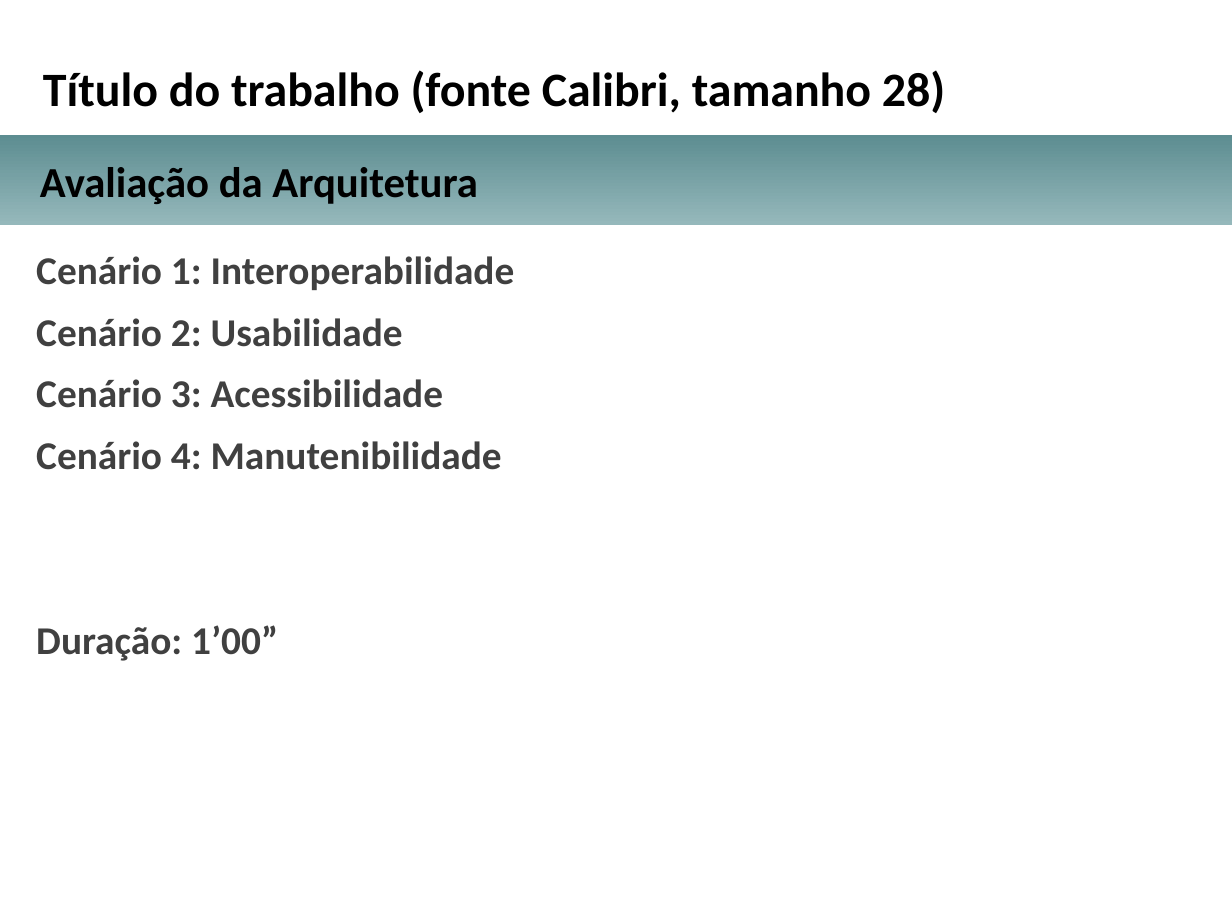
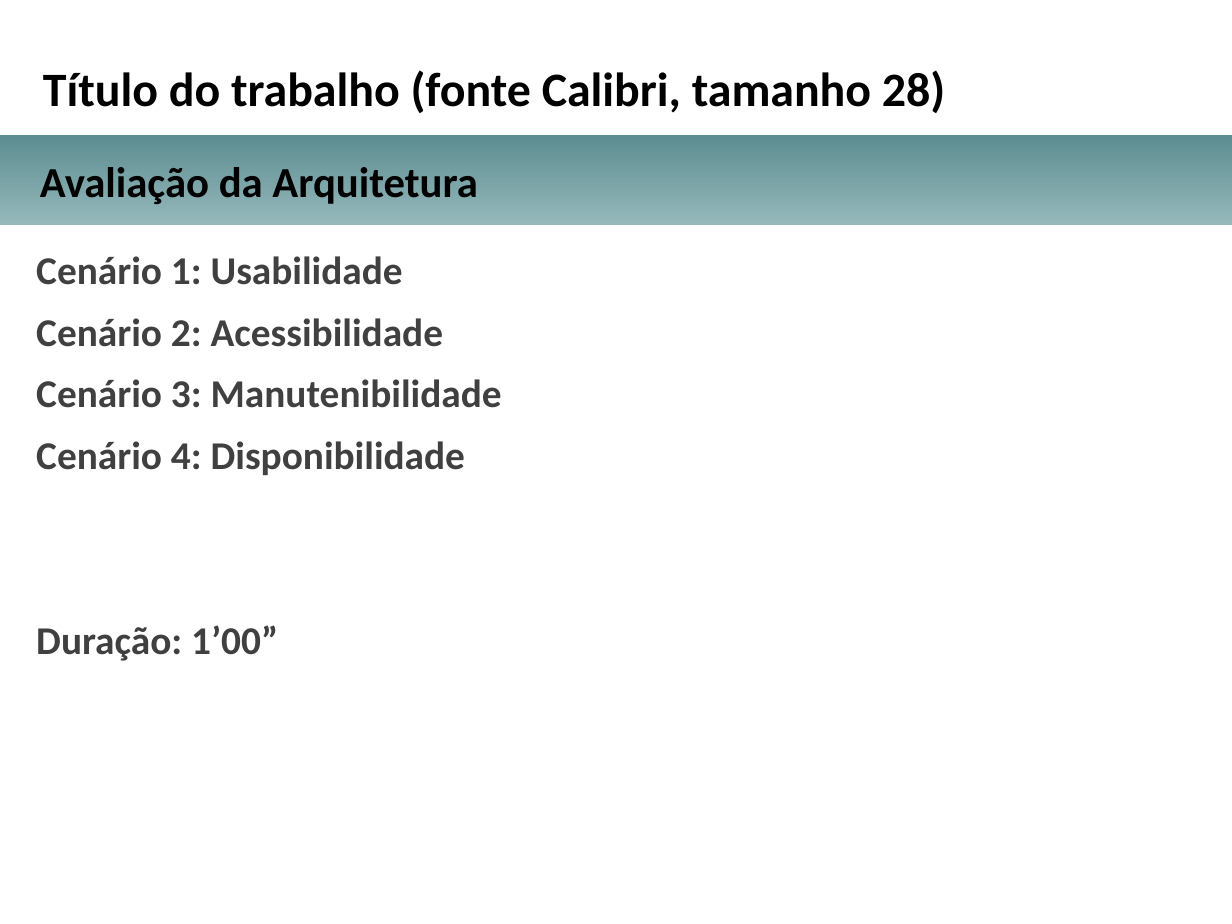
Before and after one commit to dvp333/tcc-arq-soft-dist, a slide deck: slide 10 of Enunciado e modelos/Orientação e Modelo para a Apresentação para a Banca/Apresentacao_projeto_arquitetural_TCC.pptx. Drawn at 1232x924 pixels with LibreOffice and Linux fonts; fonts in the diff are those of the drawing; background and template pictures are left out. Boxes give left, top, right and bottom in pixels: in the first picture for what was removed or moved away, otherwise in the second. Text is boxed around its words. In the diff, an @@ line names an element or a change of style, - is before the commit and + after.

```diff
--- a/Enunciado e modelos/Orientação e Modelo para a Apresentação para a Banca/Apresentacao_projeto_arquitetural_TCC.pptx
+++ b/Enunciado e modelos/Orientação e Modelo para a Apresentação para a Banca/Apresentacao_projeto_arquitetural_TCC.pptx
@@ text at bbox=[36, 256, 502, 475]: text changed @@
-Cenário 1: Interoperabilidade
-Cenário 2: Usabilidade
-Cenário 3: Acessibilidade
-Cenário 4: Manutenibilidade
+Cenário 1: Usabilidade
+Cenário 2: Acessibilidade
+Cenário 3: Manutenibilidade
+Cenário 4: Disponibilidade
```
Also in this commit, not shown: 3 other slides changed.
